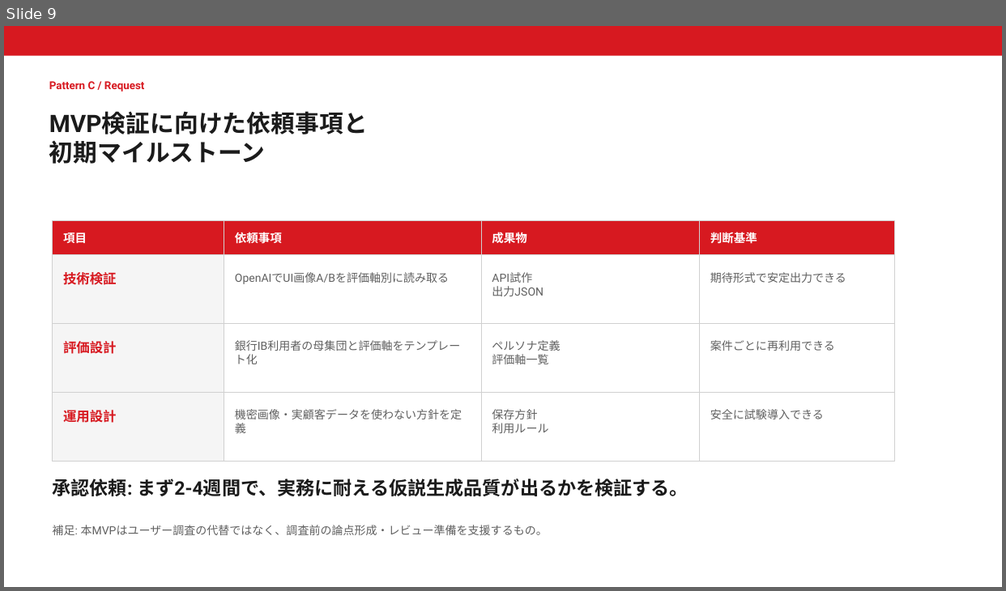
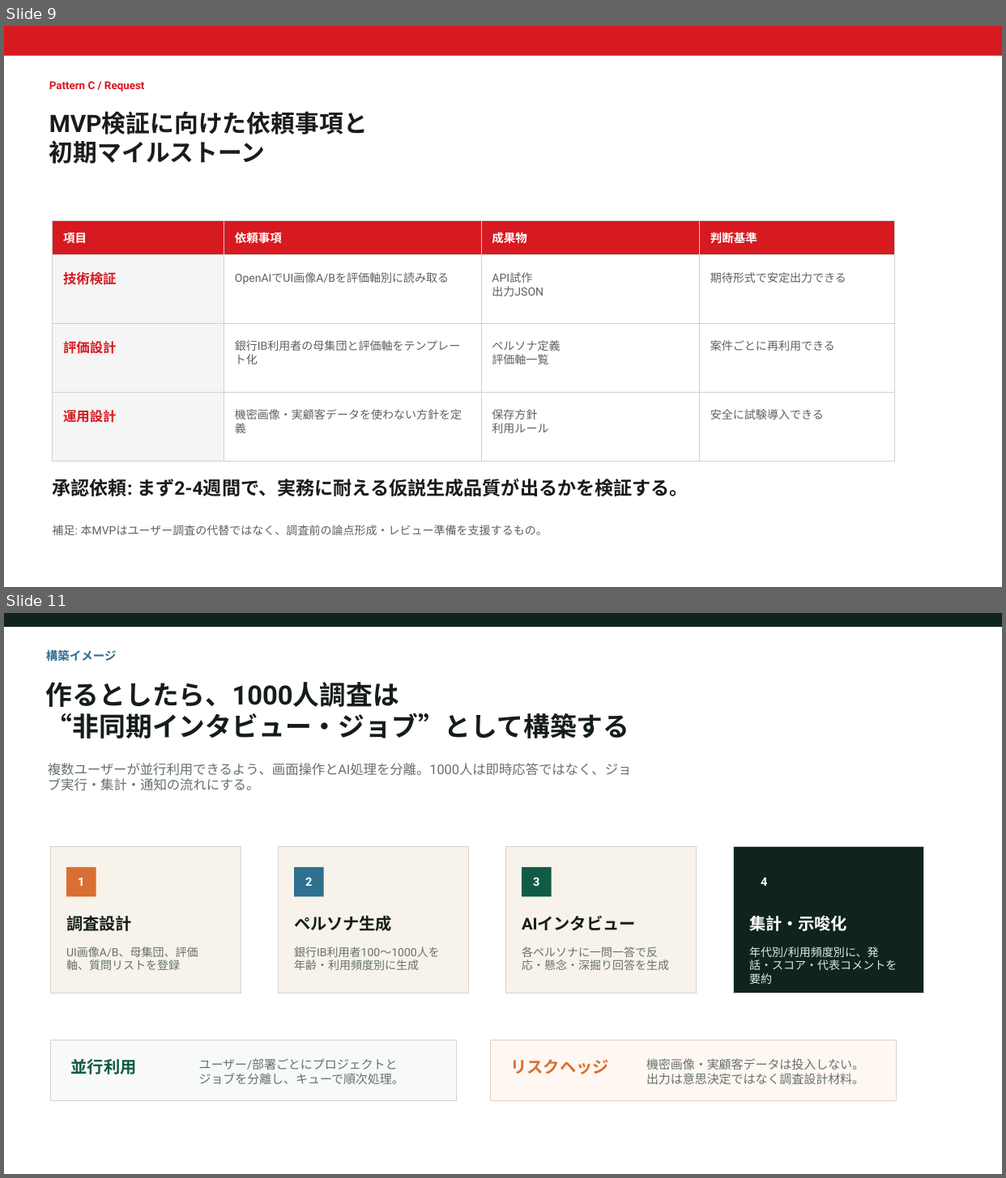
Before and after one commit to inoueyousuke0501-git/ai-persona-ux-review, a slide deck: proposal/ai-persona-ux-review-proposal-3patterns.pptx. Shown one above the other, each under a label of ours: slide 9 before the commit, slides 9 and 11 after it; the slides between them are not shown. The pictures are 1006x591 and 1006x1178 pixels, drawn with LibreOffice and Linux fonts; fonts in the diff are those of the drawing. Boxes give left, top, right and bottom in pixels: in the first picture for what was removed or moved away, otherwise in the second. Text is boxed around its words. In the diff, an @@ line names an element or a change of style, - is before the commit and + after.

```diff
--- a/proposal/ai-persona-ux-review-proposal-3patterns.pptx
+++ b/proposal/ai-persona-ux-review-proposal-3patterns.pptx
@@ slide 11 added at [4, 613, 1002, 1174], background #FFFFFF @@
@@ rectangle added at [4, 613, 1002, 628], fill #10231E @@
@@ text added at [46, 649, 117, 662], 11.2 pt, text #2F6F8F, bold @@
+構築イメージ
@@ text added at [46, 682, 629, 739], 25.5 pt, text #151D1A, bold @@
+作るとしたら、1000人調査は
+“非同期インタビュー・ジョブ”として構築する
@@ text added at [48, 763, 632, 791], 12.8 pt, text #66716B @@
+複数ユーザーが並行利用できるよう、画面操作とAI処理を分離。1000人は即時応答ではなく、ジョブ実行・集計・通知の流れにする。
@@ rectangle added at [50, 846, 241, 994], fill #F7F3EA, outline #D8D2C8 0.75 pt @@
@@ rectangle added at [279, 846, 469, 994], fill #F7F3EA, outline #D8D2C8 0.75 pt @@
@@ rectangle added at [506, 846, 697, 994], fill #F7F3EA, outline #D8D2C8 0.75 pt @@
@@ rectangle added at [734, 846, 924, 994], fill #10231E, outline #D8D2C8 0.75 pt @@
@@ rectangle added at [66, 867, 96, 897], fill #D96F32 @@
@@ text added at [78, 878, 84, 886], 11.2 pt, text #FFFFFF, bold @@
+1
@@ rectangle added at [295, 867, 325, 897], fill #2F6F8F @@
@@ text added at [305, 877, 312, 886], 11.2 pt, text #FFFFFF, bold @@
+2
@@ rectangle added at [522, 867, 552, 897], fill #105B47 @@
@@ text added at [533, 877, 539, 886], 11.2 pt, text #FFFFFF, bold @@
+3
@@ rectangle added at [750, 867, 780, 897], fill #10231E @@
@@ text added at [761, 877, 767, 886], 11.2 pt, text #FFFFFF, bold @@
+4
@@ text added at [66, 915, 132, 931], 15.8 pt, text #151D1A, bold @@
+調査設計
@@ text added at [294, 915, 392, 931], 15.8 pt, text #151D1A, bold @@
+ペルソナ生成
@@ text added at [522, 916, 636, 931], 15.8 pt, text #151D1A, bold @@
+AIインタビュー
@@ text added at [749, 915, 847, 931], 15.8 pt, text #FFFFFF, bold @@
+集計・示唆化
@@ text added at [66, 947, 198, 970], 10.9 pt, text #66716B @@
+UI画像A/B、母集団、評価軸、質問リストを登録
@@ text added at [294, 947, 440, 970], 10.9 pt, text #66716B @@
+銀行IB利用者100〜1000人を年齢・利用頻度別に生成
@@ text added at [522, 947, 669, 970], 10.9 pt, text #66716B @@
+各ペルソナに一問一答で反応・懸念・深掘り回答を生成
@@ text added at [749, 947, 897, 984], 10.9 pt, text #DCEBE7 @@
+年代別/利用頻度別に、発話・スコア・代表コメントを要約
@@ rectangle added at [50, 1041, 456, 1101], fill #F7FAF8, outline #D8D2C8 0.75 pt @@
@@ rectangle added at [491, 1041, 897, 1101], fill #FFF7F1, outline #D8D2C8 0.75 pt @@
@@ text added at [71, 1059, 137, 1075], 15.8 pt, text #105B47, bold @@
+並行利用
@@ text added at [199, 1059, 404, 1084], 11.6 pt, text #66716B @@
+ユーザー/部署ごとにプロジェクトとジョブを分離し、キューで順次処理。
@@ text added at [511, 1059, 609, 1075], 15.8 pt, text #D96F32, bold @@
+リスクヘッジ
@@ text added at [646, 1059, 864, 1084], 11.6 pt, text #66716B @@
+機密画像・実顧客データは投入しない。出力は意思決定ではなく調査設計材料。
```
Also in this commit, not shown: 1 other slide added.
